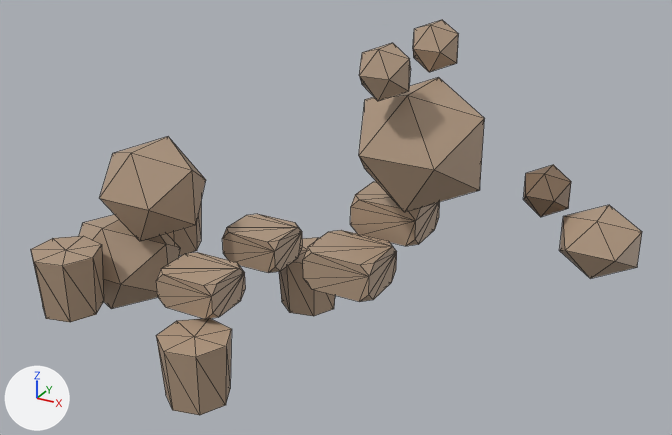
Renders of the glTF model public/studio/v2.15.0/d_bear/model.glb from each side of a commit.
The view is the same before and after, from a 50 mm camera at (4.26, -6.61, 4.19) aimed at (0.6, 0.06, 0.86). Every picture has the same lights, and +X, +Y and +Z are marked at lower left. The picture after the commit comes second. Mesh edges are drawn as thin lines. Where no turn or scale is listed for an object, it has been applied to the vertices.

In view in the first picture: 'part0', 'part1', 'part10', 'part11', 'part12', 'part13', 'part14', 'part2', 'part3', 'part4', 'part5', 'part7', 'part8', 'part9' and 1 more.
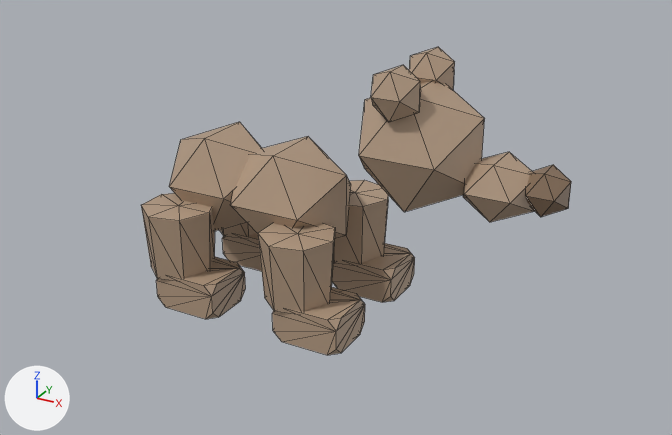
The change, as a diff of the scene's bpy script:
```diff
--- a/public/studio/v2.15.0/d_bear/model.glb.py
+++ b/public/studio/v2.15.0/d_bear/model.glb.py
@@ me_geometry_0 @@
-me_geometry_0.from_pydata(...)  # 12 vertices, 20 faces; spans x -1.904..-0.926, y -0.447..0.447, z 0.305..1.224
+me_geometry_0.from_pydata(...)  # 12 vertices, 20 faces; spans x -1.039..-0.061, y -0.447..0.447, z 0.591..1.509
+# me_geometry_0 part 1: the whole mesh is moved by (0.865, 0.0, 0.286)
 me_geometry_0.materials.append(mat_defaultmaterial)
@@ me_geometry_1 @@
-me_geometry_1.from_pydata(...)  # 12 vertices, 20 faces; spans x -2.422..-1.317, y -0.476..0.476, z -0.563..0.355
+me_geometry_1.from_pydata(...)  # 12 vertices, 20 faces; spans x -0.373..0.733, y -0.476..0.476, z 0.561..1.479
+# me_geometry_1 part 2: the whole mesh is moved by (2.05, 0.0, 1.124)
 me_geometry_1.materials.append(mat_defaultmaterial_001)
@@ me_geometry_3 @@
-me_geometry_3.from_pydata(...)  # 12 vertices, 20 faces; spans x 1.113..1.504, y 0.285..0.66, z 2.199..2.591
+me_geometry_3.from_pydata(...)  # 12 vertices, 20 faces; spans x 1.144..1.536, y 0.153..0.527, z 2.004..2.396
+# me_geometry_3 part 3: the whole mesh is moved by (0.031, -0.133, -0.195)
 me_geometry_3.materials.append(mat_defaultmaterial_003)
@@ me_geometry_4 @@
-me_geometry_4.from_pydata(...)  # 12 vertices, 20 faces; spans x 1.113..1.504, y -0.66..-0.285, z 2.199..2.591
+me_geometry_4.from_pydata(...)  # 12 vertices, 20 faces; spans x 1.144..1.536, y -0.527..-0.153, z 2.004..2.396
+# me_geometry_4 part 4: the whole mesh is moved by (0.031, 0.133, -0.195)
 me_geometry_4.materials.append(mat_defaultmaterial_004)
@@ me_geometry_5 @@
-me_geometry_5.from_pydata(...)  # 12 vertices, 20 faces; spans x 2.624..3.22, y -0.281..0.281, z 0.932..1.408
+me_geometry_5.from_pydata(...)  # 12 vertices, 20 faces; spans x 1.802..2.398, y -0.281..0.281, z 1.222..1.698
+# me_geometry_5 part 5: the whole mesh is moved by (-0.822, 0.0, 0.29)
 me_geometry_5.materials.append(mat_defaultmaterial_005)
@@ me_geometry_7 @@
-me_geometry_7.from_pydata(...)  # 16 vertices, 28 faces; spans x -0.55..0.096, y 0.663..1.326, z -0.679..-0.059
+me_geometry_7.from_pydata(...)  # 16 vertices, 28 faces; spans x 0.244..0.89, y 0.189..0.851, z 0.3..0.92
+# me_geometry_7 part 6: the whole mesh is moved by (0.794, -0.474, 0.979)
 me_geometry_7.materials.append(mat_defaultmaterial_007)
@@ me_geometry_8 @@
-me_geometry_8.from_pydata(...)  # 24 vertices, 44 faces; spans x 0.774..1.394, y 0.001..0.521, z 0.762..1.102
+me_geometry_8.from_pydata(...)  # 24 vertices, 44 faces; spans x 0.44..1.06, y 0.26..0.78, z 0.0..0.34
+# me_geometry_8 part 7: the whole mesh is moved by (-0.334, 0.259, -0.762)
 me_geometry_8.materials.append(mat_defaultmaterial_008)
@@ me_geometry_9 @@
-me_geometry_9.from_pydata(...)  # 16 vertices, 28 faces; spans x -0.55..0.096, y -1.326..-0.663, z -0.679..-0.059
+me_geometry_9.from_pydata(...)  # 16 vertices, 28 faces; spans x 0.244..0.89, y -0.851..-0.189, z 0.3..0.92
+# me_geometry_9 part 8: the whole mesh is moved by (0.794, 0.474, 0.979)
 me_geometry_9.materials.append(mat_defaultmaterial_009)
@@ me_geometry_10 @@
-me_geometry_10.from_pydata(...)  # 24 vertices, 44 faces; spans x 0.652..1.272, y -0.615..-0.095, z 0.485..0.825
+me_geometry_10.from_pydata(...)  # 24 vertices, 44 faces; spans x 0.44..1.06, y -0.78..-0.26, z 0.0..0.34
+# me_geometry_10 part 9: the whole mesh is moved by (-0.212, -0.165, -0.485)
 me_geometry_10.materials.append(mat_defaultmaterial_010)
@@ me_geometry_11 @@
-me_geometry_11.from_pydata(...)  # 16 vertices, 28 faces; spans x -2.18..-1.534, y 0.476..1.139, z -0.294..0.326
+me_geometry_11.from_pydata(...)  # 16 vertices, 28 faces; spans x -1.006..-0.36, y 0.189..0.851, z 0.3..0.92
+# me_geometry_11 part 10: the whole mesh is moved by (1.174, -0.288, 0.594)
 me_geometry_11.materials.append(mat_defaultmaterial_011)
@@ me_geometry_13 @@
-me_geometry_13.from_pydata(...)  # 16 vertices, 28 faces; spans x -2.18..-1.534, y -1.139..-0.476, z -0.294..0.326
+me_geometry_13.from_pydata(...)  # 16 vertices, 28 faces; spans x -1.006..-0.36, y -0.851..-0.189, z 0.3..0.92
+# me_geometry_13 part 11: the whole mesh is moved by (1.174, 0.288, 0.594)
 me_geometry_13.materials.append(mat_defaultmaterial_013)
```

What differs and where, as boxes [x1, y1, x2, y2] in the pictures (672 x 435 px):
'part1', moved: before [79, 215, 180, 309]; after [230, 136, 351, 238]
'part0', moved: before [100, 137, 206, 241]; after [169, 122, 262, 231]
'part9', moved: before [156, 318, 232, 415]; after [258, 223, 335, 314]
'part13', moved: before [31, 236, 104, 322]; after [141, 193, 215, 281]
'part10', moved: before [303, 230, 397, 302]; after [272, 287, 365, 355]
'part5', moved: before [559, 205, 642, 278]; after [463, 152, 534, 222]
'part8', moved: before [350, 181, 440, 246]; after [332, 243, 415, 302]
'part7', moved: before [279, 238, 335, 316]; after [333, 180, 388, 265]
'part4', moved: before [359, 43, 411, 101]; after [371, 65, 421, 122]
'part3', moved: before [413, 20, 458, 72]; after [409, 47, 455, 90]
'part11', moved: before [166, 204, 201, 256]; after [220, 222, 257, 238]
'part12', unchanged, covered by the edit: before [222, 214, 303, 273]; after [222, 233, 262, 271]
